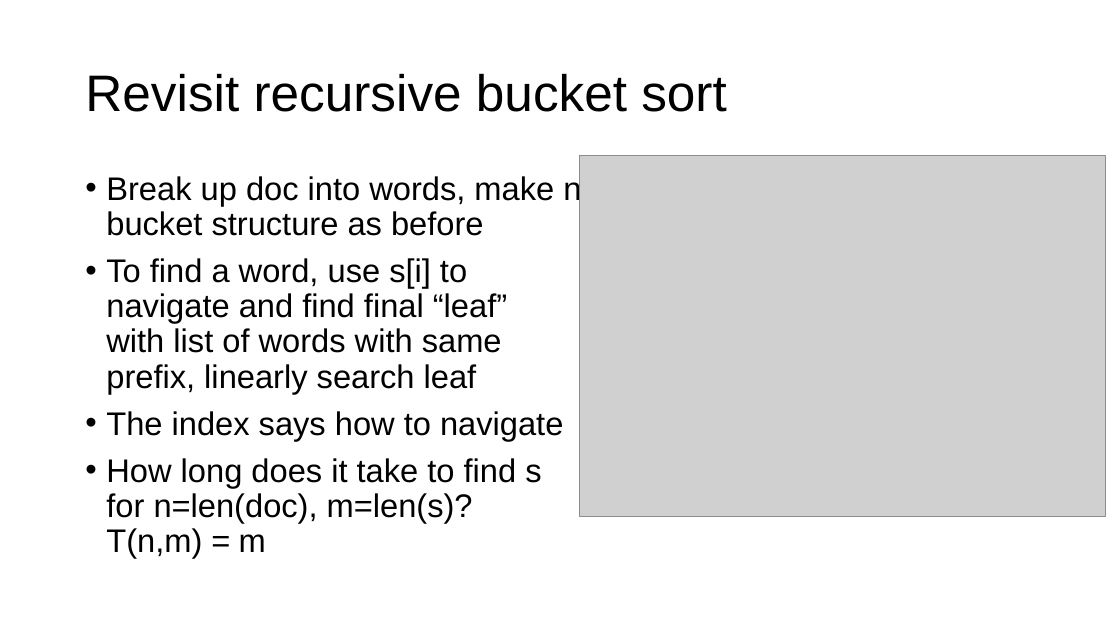
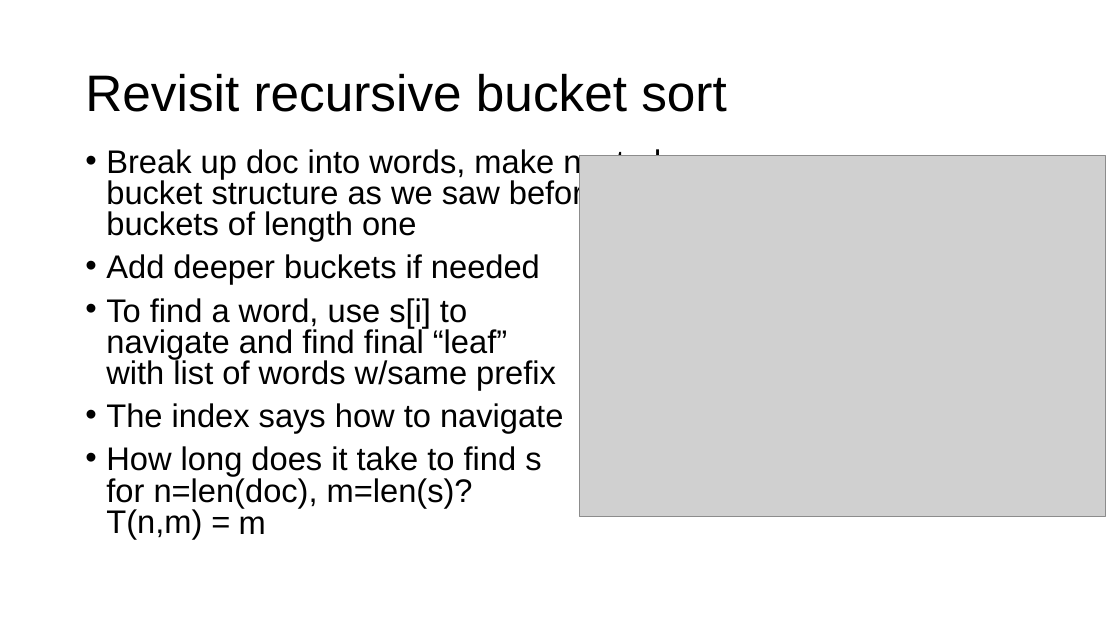
Before and after one commit to parrt/msds689, a slide deck: slide 10 of notes/searching.pptx (slide 9 before the commit). Drawn at 1120x630 pixels with LibreOffice and Linux fonts; fonts in the diff are those of the drawing; grey boxes stand for pictures; background and template pictures are left out. Boxes give left, top, right and bottom in pixels: in the first picture for what was removed or moved away, otherwise in the second. Text is boxed around its words. In the diff, an @@ line names an element or a change of style, - is before the commit and + after.

```diff
--- a/notes/searching.pptx
+++ b/notes/searching.pptx
@@ text "Break up doc into words, ...": place and size @@
-text "Break up doc into words, ..." at (106, 174, 661, 558)
+text "Break up doc into words, ..." at (106, 147, 661, 539)
@@ text at (106, 147, 661, 390): text changed @@
-• Break up doc into words, make nested
-  bucket structure as before
-• To find a word, use s[i] to
-  navigate and find final “leaf”
-  with list of words with same
-  prefix, linearly search leaf
+• Break up doc into words, make nested
+  bucket structure as we saw before into
+  buckets of length one
+• Add deeper buckets if needed
+• To find a word, use s[i] to
+  navigate and find final “leaf”
+  with list of words w/same prefix
@@ text at (106, 403, 563, 539): line spacing 0.9 to 0.8 @@
@@ text "m" rewrapped from (239, 534, 266, 552) to (239, 508, 266, 534) @@
```
Also in this commit, not shown: 3 other slides changed, 1 slide added, 1 other file.
